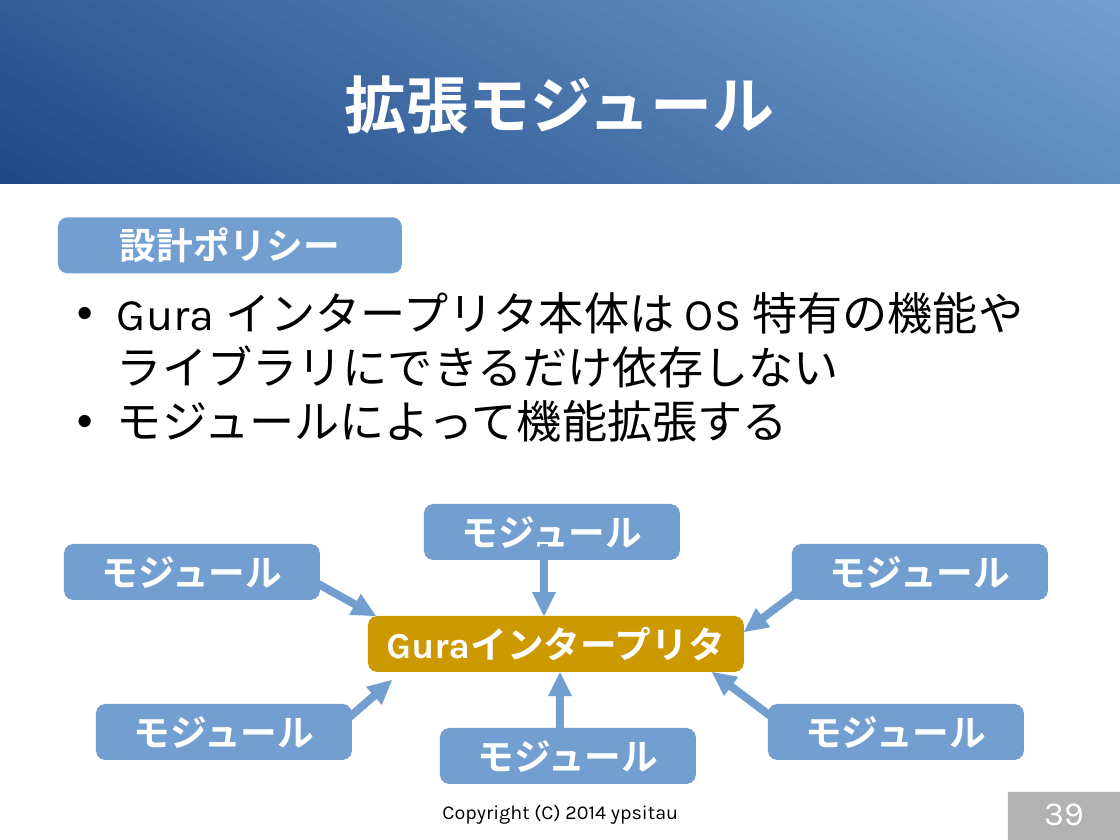
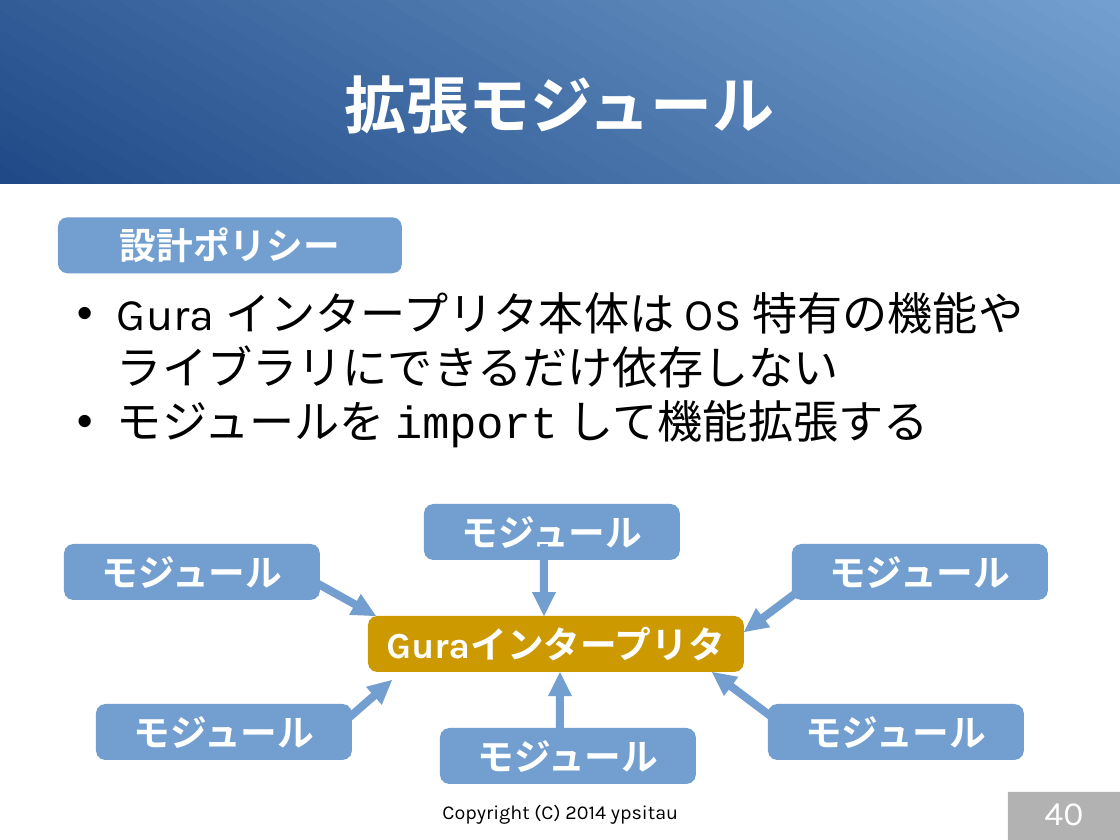
Before and after one commit to gura-lang/gura-doc, a slide deck: slide 40 of presentation/gura-introduction.odp (slide 39 before the commit). Drawn at 1120x840 pixels with LibreOffice and Linux fonts; fonts in the diff are those of the drawing. Boxes give left, top, right and bottom in pixels: in the first picture for what was removed or moved away, otherwise in the second. Text is boxed around its words. In the diff, an @@ line names an element or a change of style, - is before the commit and + after.

```diff
--- a/presentation/gura-introduction.odp
+++ b/presentation/gura-introduction.odp
@@ text at [117, 400, 929, 448]: text changed @@
-• モジュールによって機能拡張する
+• モジュールを import して機能拡張する
@@ page number at [1044, 803, 1083, 825]: text changed @@
-39
+40
```
Also in this commit, not shown: 3 other slides changed, 1 slide added, 1 slide removed.
